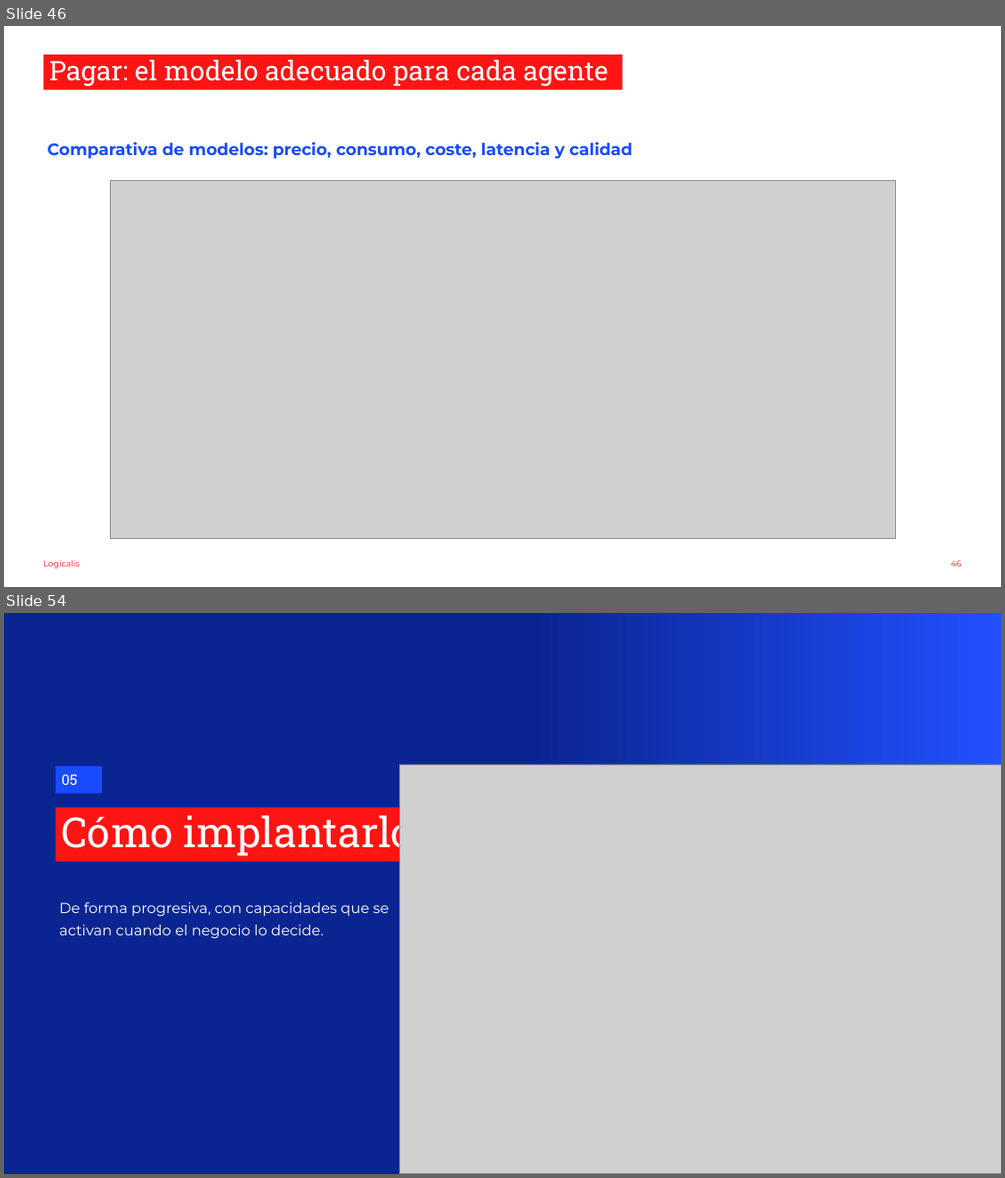
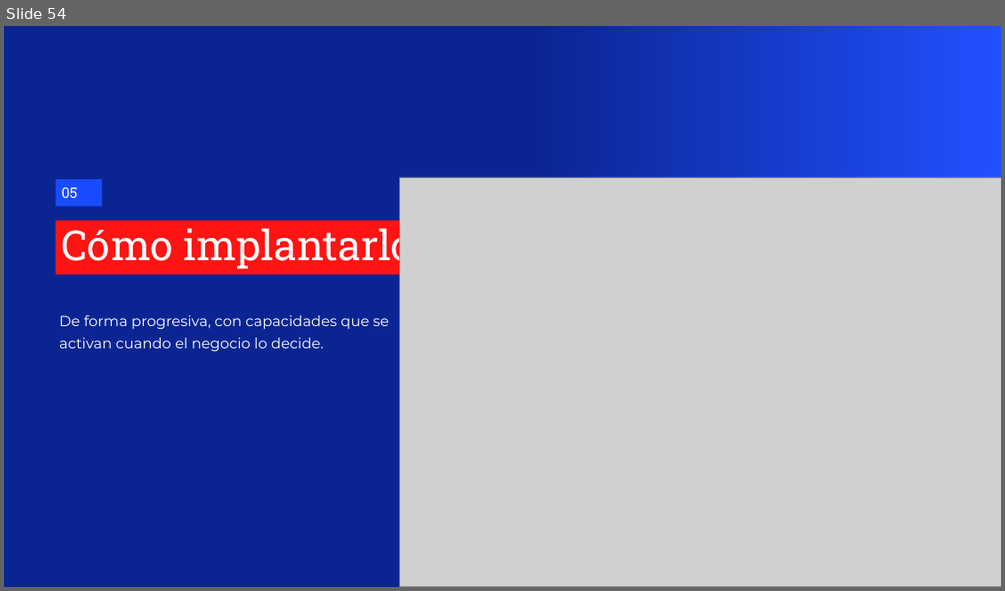
Before and after one commit to nachoenjuto/fnol-triage-v2, a slide deck: _docs/slides-observabilidad.pptx. Shown one above the other, each under a label of ours: slides 46 and 54 before the commit, slide 54 after it; the slides between them are not shown. The pictures are 1005x1178 and 1005x591 pixels, drawn with LibreOffice and Linux fonts; fonts in the diff are those of the drawing; grey boxes stand for pictures; background and template pictures are left out. Boxes give left, top, right and bottom in pixels: in the first picture for what was removed or moved away, otherwise in the second. Text is boxed around its words. In the diff, an @@ line names an element or a change of style, - is before the commit and + after.

```diff
--- a/_docs/slides-observabilidad.pptx
+++ b/_docs/slides-observabilidad.pptx
@@ slide 46 removed at (4,26,1001,587), background #FFFFFF; not listed: 1 template element that a slide beside it also shows @@
@@ title removed at (44,54,623,89) @@
-Pagar: el modelo adecuado para cada agente
@@ text removed at (48,142,632,159) @@
-Comparativa de modelos: precio, consumo, coste, latencia y calidad
@@ picture removed at (110,180,896,539) @@
@@ page number removed at (951,560,962,566) @@
-46
```
Also in this commit, not shown: 19 slides changed, 20 slides added, 19 other slides removed, 3 other files.
